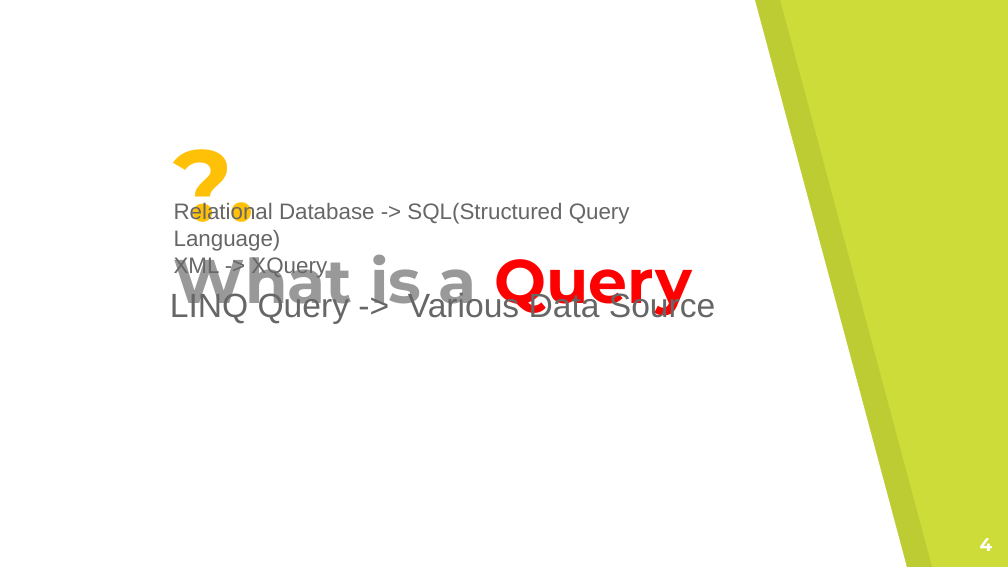
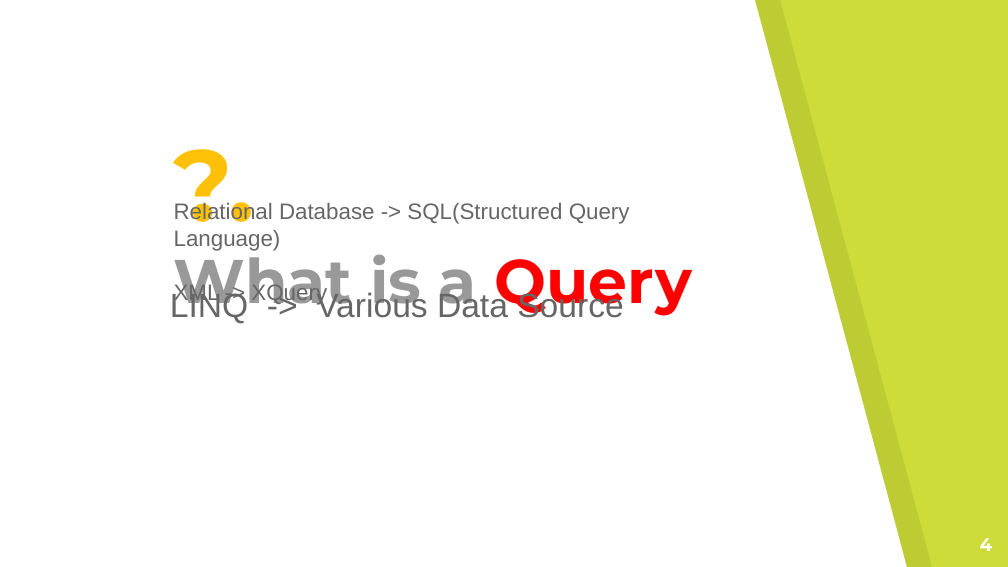
Before and after one commit to green-fox-academy/Jeffery_Jiang, a slide deck: slide 4 of week2/Week3Demo.pptx. Drawn at 1008x567 pixels with LibreOffice and Linux fonts; fonts in the diff are those of the drawing. Boxes give left, top, right and bottom in pixels: in the first picture for what was removed or moved away, otherwise in the second. Text is boxed around its words. In the diff, an @@ line names an element or a change of style, - is before the commit and + after.

```diff
--- a/week2/Week3Demo.pptx
+++ b/week2/Week3Demo.pptx
@@ text "Relational Database -> SQL(Structured Query ..." rewrapped from box(174, 202, 630, 278) to box(174, 202, 630, 305) @@
@@ text at box(170, 290, 623, 324): text changed @@
-LINQ Query -> Various Data Source
+LINQ -> Various Data Source
```
Also in this commit, not shown: 2 other slides changed, 21 other files.
